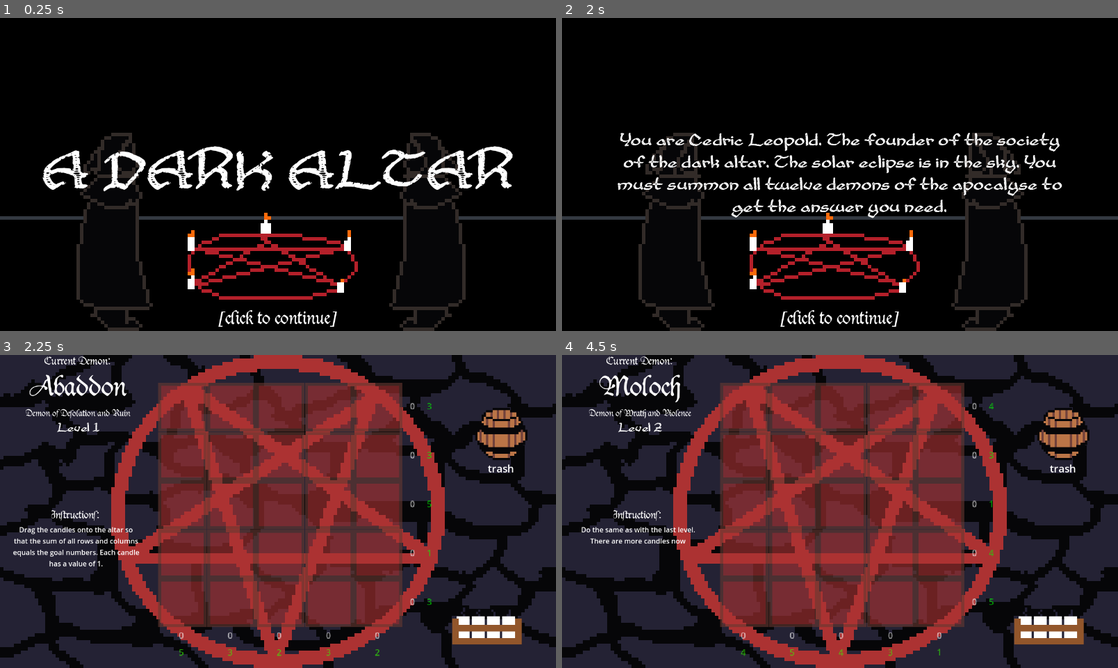
Above: before the commit, frames 1-4 (two rows, left to right).
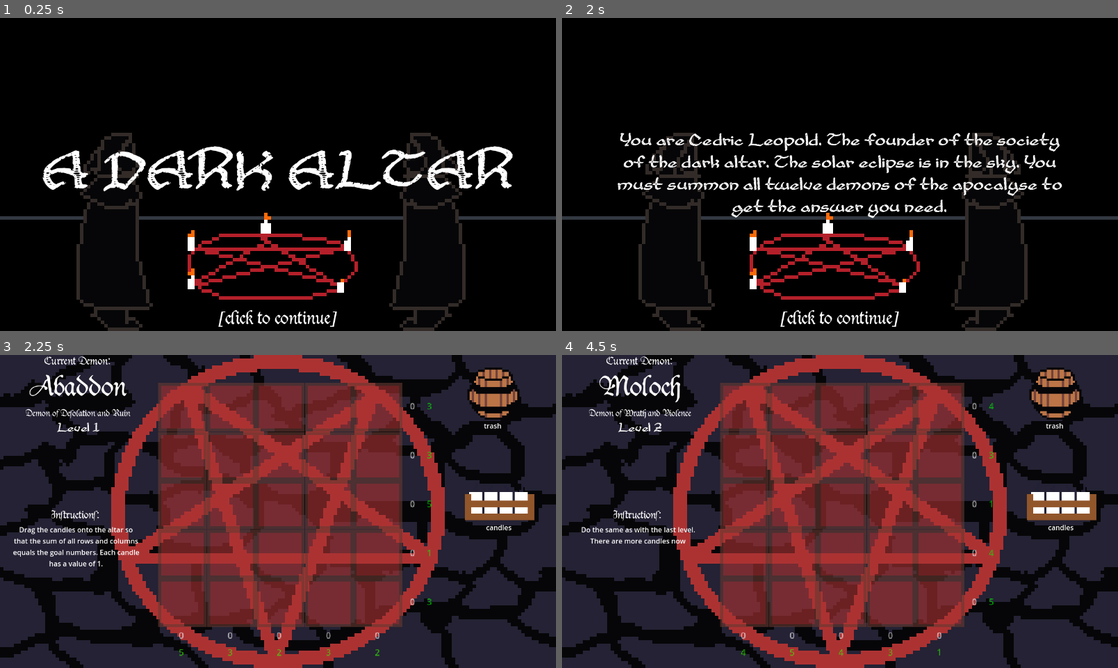
Above: after the commit, the same moments.

Repository: adrientremblay/ld55
Game: Godot game, scene res://scenes/title_screen.tscn
Two runs of this game, one before a commit and one after it. Both use one fixed random seed, a clock stepped at 60 frames per second and the inputs below.
Inputs (mouse positions are in pixels of both pictures, inside the frame that each line leads up to):
- Up to frame 1 (0.25 s): no input
- Up to frame 2 (2 s): tap Enter at 0.5, 1.25 s; move the mouse to (962, 158) at 0.52 s; press the mouse at (962, 158) at 0.53 s; move the mouse to (728, 190) at 1.27 s; release the mouse at (728, 190) at 1.28 s; click (728, 190) at 1.35 s
- Up to frame 3 (2.25 s): tap Enter at 2 s; move the mouse to (333, 442) at 2.02 s; press the mouse at (333, 442) at 2.03 s
- Up to frame 4 (4.5 s): tap Space (skip_level) at 2.75 s; move the mouse to (1051, 627) at 2.77 s; release the mouse at (1051, 627) at 2.78 s; click (1051, 627) at 2.85 s; tap Enter at 3.5, 4.25 s; move the mouse to (1006, 558) at 3.52 s; press the mouse at (1006, 558) at 3.53 s; move the mouse to (673, 464) at 4.27 s; release the mouse at (673, 464) at 4.28 s; click (673, 464) at 4.35 s

Frames 1-2 are identical in both runs. In frame 3, 4.2% of the frame differs, in the area x 81-97%, y 4-93%; in frame 4, 4.2%.

Commit message:
Added a candles label

Diff:
--- a/scenes/main.tscn
+++ b/scenes/main.tscn
@@ -17,7 +17,7 @@
 scale = Vector2(1.25, 1.25)
 
 [node name="ObjectSpawner" parent="." instance=ExtResource("3_r0mkk")]
-position = Vector2(1121, 586)
+position = Vector2(1150, 300)
 
 [node name="TextureRect" type="TextureRect" parent="."]
 z_index = -2
@@ -32,7 +32,7 @@
 z_index = 4
 
 [node name="Trash" parent="." instance=ExtResource("7_ipkkk")]
-position = Vector2(1154, 177)
+position = Vector2(1136, 84)
 
 [connection signal="altar_check" from="ObjectSpawner" to="." method="_on_object_spawner_altar_check"]
 [connection signal="spawn_object" from="ObjectSpawner" to="." method="_on_object_spawner_spawn_object"]
--- a/scenes/offering_spawner.tscn
+++ b/scenes/offering_spawner.tscn
@@ -4,21 +4,29 @@
 [ext_resource type="Texture2D" uid="uid://b4usyu7c13fnc" path="res://assets/images/candle_crate.png" id="1_dt0ff"]
 
 [sub_resource type="RectangleShape2D" id="RectangleShape2D_crckn"]
-size = Vector2(21.4667, 10.8)
+size = Vector2(107.333, 55.7333)
 
 [node name="ObjectSpawner" type="Node2D"]
-scale = Vector2(5, 5)
 script = ExtResource("1_8hn2i")
 
 [node name="Sprite2D" type="Sprite2D" parent="."]
+scale = Vector2(5, 5)
 texture = ExtResource("1_dt0ff")
 
 [node name="Area2D" type="Area2D" parent="."]
 
 [node name="CollisionShape2D" type="CollisionShape2D" parent="Area2D"]
-position = Vector2(-0.0999992, 7.5)
+position = Vector2(-0.499996, 41.2)
 scale = Vector2(1.5, 1.5)
 shape = SubResource("RectangleShape2D_crckn")
 
+[node name="Label" type="Label" parent="."]
+offset_left = -77.0
+offset_top = 85.0
+offset_right = 74.0
+offset_bottom = 110.0
+text = "candles"
+horizontal_alignment = 1
+
 [connection signal="mouse_entered" from="Area2D" to="." method="_on_area_2d_mouse_entered"]
 [connection signal="mouse_exited" from="Area2D" to="." method="_on_area_2d_mouse_exited"]
--- a/scenes/trash.tscn
+++ b/scenes/trash.tscn
@@ -7,7 +7,6 @@
 size = Vector2(120, 119)
 
 [sub_resource type="LabelSettings" id="LabelSettings_hhjrm"]
-font_size = 24
 
 [node name="Trash" type="StaticBody2D" groups=["trash"]]
 script = ExtResource("1_kx6fv")
@@ -27,3 +26,4 @@
 offset_bottom = 101.0
 text = "trash"
 label_settings = SubResource("LabelSettings_hhjrm")
+horizontal_alignment = 1
--- a/scripts/offering_spawner.gd
+++ b/scripts/offering_spawner.gd
@@ -26,11 +26,11 @@
 
 func _on_area_2d_mouse_entered() -> void:
 	can_spawn = true
-	scale = Vector2(5.1,5.1)
+	scale = Vector2(1.1,1.1)
 
 func ask_altar_to_check_game_completion():
 	altar_check.emit()
 
 func _on_area_2d_mouse_exited() -> void:
 	can_spawn = false
-	scale = Vector2(5.0,5.0)
+	scale = Vector2(1.0,1.0)
